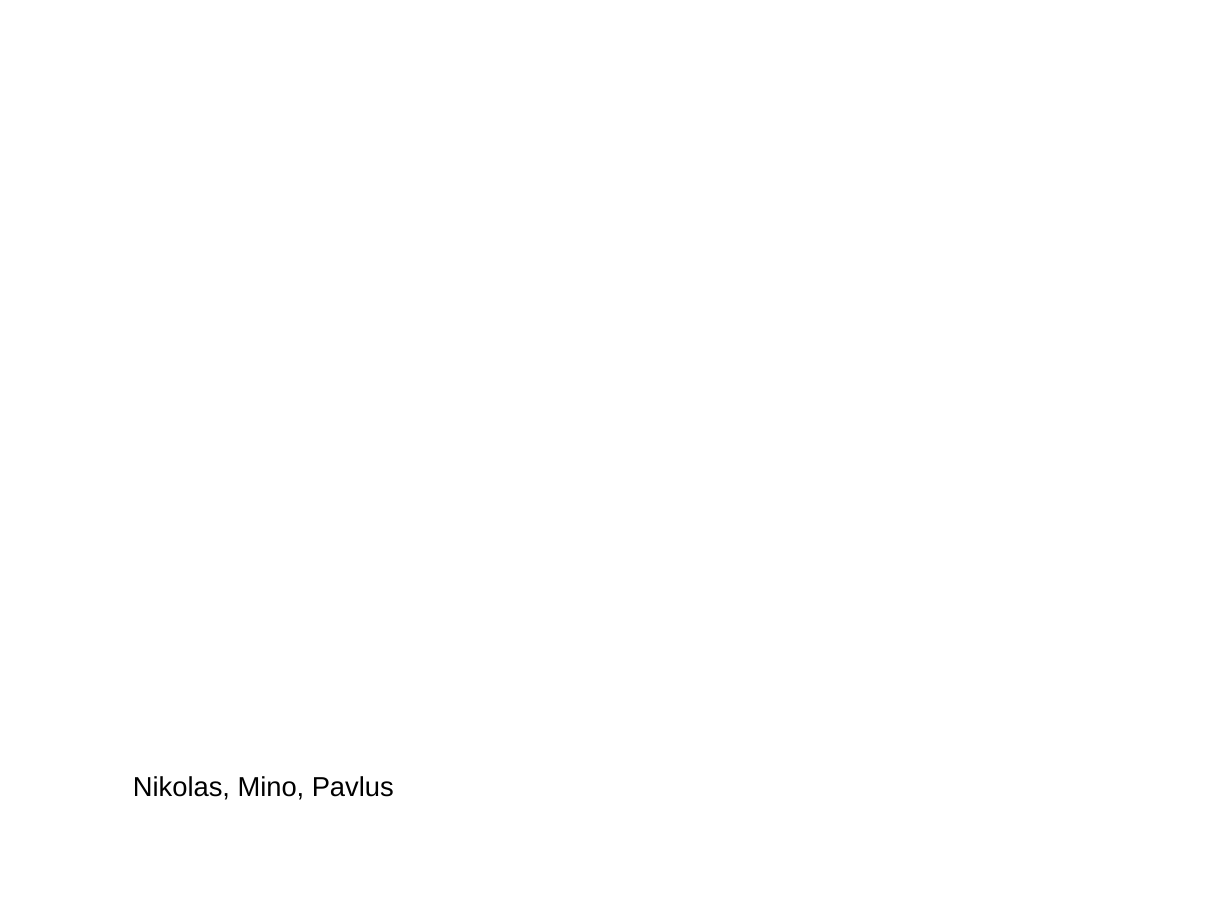
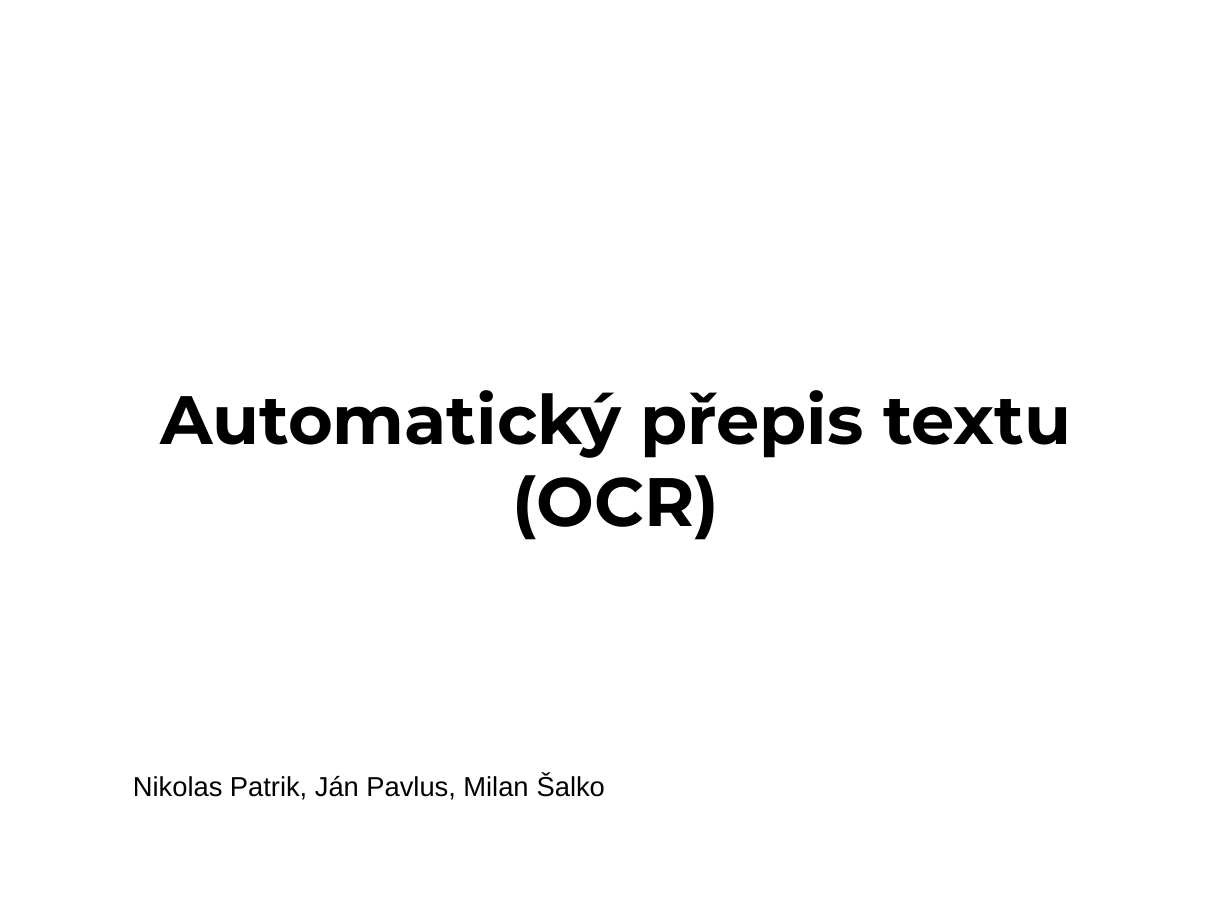
Before and after one commit to spacekcraft/POVa, a slide deck: slide 1 of docs/ObhajobaZS.pptx. Drawn at 1232x924 pixels with LibreOffice and Linux fonts; fonts in the diff are those of the drawing; background and template pictures are left out. Boxes give left, top, right and bottom in pixels: in the first picture for what was removed or moved away, otherwise in the second. Text is boxed around its words. In the diff, an @@ line names an element or a change of style, - is before the commit and + after.

```diff
--- a/docs/ObhajobaZS.pptx
+++ b/docs/ObhajobaZS.pptx
@@ title added at (161,390,1071,540), 40 pt, text #000000, bold @@
+Automatický přepis textu (OCR)
@@ text at (133,774,605,800): text changed @@
-Nikolas, Mino, Pavlus
+Nikolas Patrik, Ján Pavlus, Milan Šalko
```
Also in this commit, not shown: 3 slides added, 6 slides removed.
